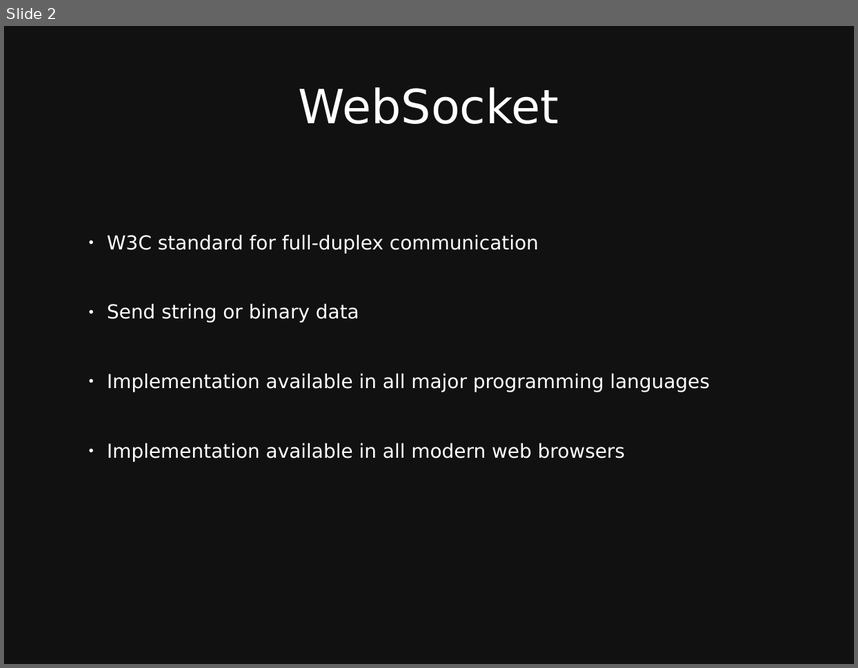
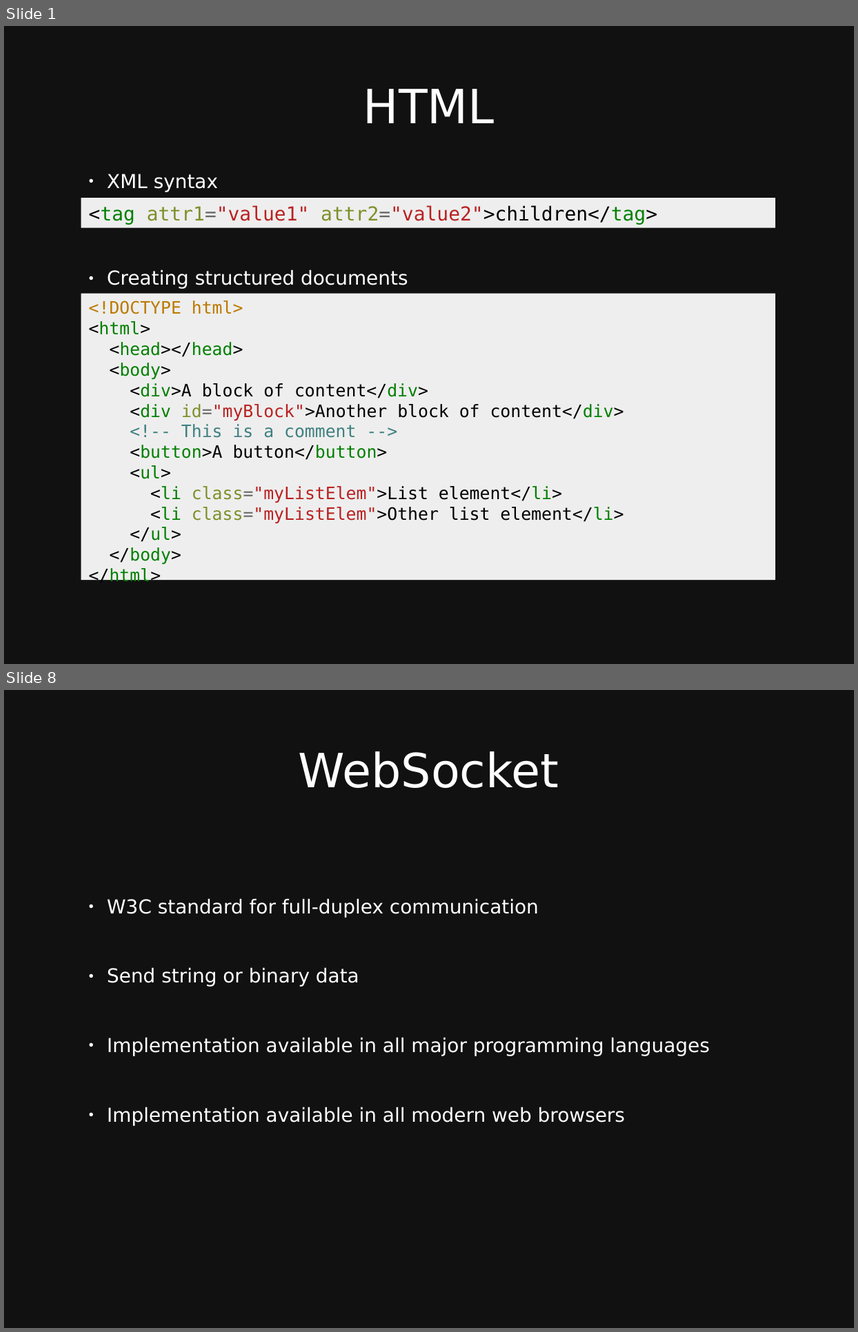
Before and after one commit to taylorbf/distributed-music-workshop, a slide deck: slides.odp. Shown one above the other, each under a label of ours: slide 2 before the commit, slides 1 and 8 after it; the slides between them are not shown. The pictures are 858x668 and 858x1332 pixels, drawn with LibreOffice and Linux fonts; fonts in the diff are those of the drawing. Boxes give left, top, right and bottom in pixels: in the first picture for what was removed or moved away, otherwise in the second. Text is boxed around its words. In the diff, an @@ line names an element or a change of style, - is before the commit and + after.

Commit message:
slides for html + css + js

```diff
--- a/slides.odp
+++ b/slides.odp
@@ slide 1 added at (x1=4, y1=26, x2=854, y2=664), background #111111 @@
@@ title added at (x1=363, y1=89, x2=495, y2=123), 44 pt, text #FFFFFF @@
+HTML
@@ text added at (x1=107, y1=174, x2=218, y2=192), 18 pt, text #FFFFFF @@
+● XML syntax
@@ rectangle added at (x1=81, y1=198, x2=775, y2=228), fill #EEEEEE, 18 pt, text #BA2121 @@
+<tag attr1="value1" attr2="value2">children</tag>
@@ text added at (x1=107, y1=270, x2=408, y2=289), 18 pt, text #FFFFFF @@
+● Creating structured documents
@@ rectangle added at (x1=81, y1=294, x2=775, y2=580), fill #EEEEEE, 16 pt, text #000000 @@
+<!DOCTYPE html>
+<html>
+<head></head>
+<body>
+<div>A block of content</div>
+<div id="myBlock">Another block of content</div>
+<!-- This is a comment -->
+<button>A button</button>
+<ul>
+<li class="myListElem">List element</li>
+<li class="myListElem">Other list element</li>
+</ul>
+</body>
+</html>
@@ what was slide 2 is now slide 8 @@
```
Also in this commit, not shown: 1 slide changed, 6 other slides added, 1 slide removed.
